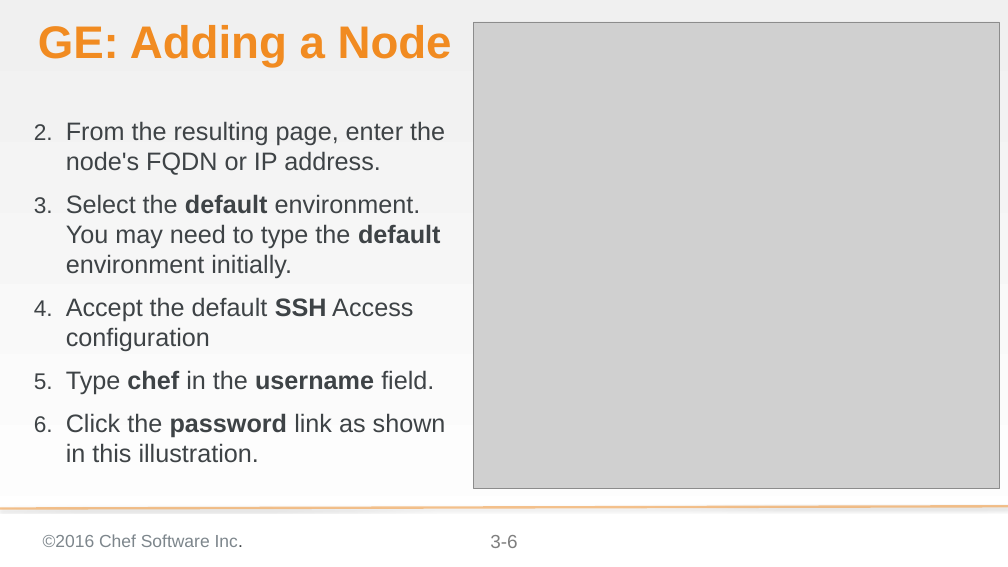
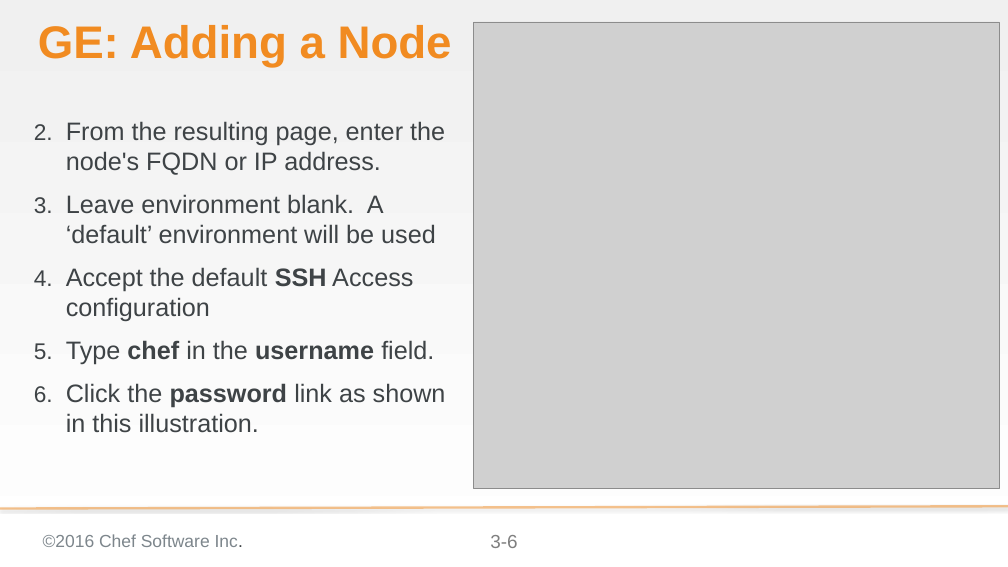
Before and after one commit to bchamby/chef-compliance-installation-configuration-operation, a slide deck: slide 6 of 03-initial-configuration-scans.pptx. Drawn at 1008x567 pixels with LibreOffice and Linux fonts; fonts in the diff are those of the drawing; grey boxes stand for pictures; background and template pictures are left out. Boxes give left, top, right and bottom in pixels: in the first picture for what was removed or moved away, otherwise in the second. Text is boxed around its words. In the diff, an @@ line names an element or a change of style, - is before the commit and + after.

```diff
--- a/03-initial-configuration-scans.pptx
+++ b/03-initial-configuration-scans.pptx
@@ text at (66,194,436,244): text changed @@
-3. Select the default environment. You may need to type the default environment initially.
+3. Leave environment blank. A ‘default’ environment will be used
```
Also in this commit, not shown: 9 other slides changed, 1 slide added.
